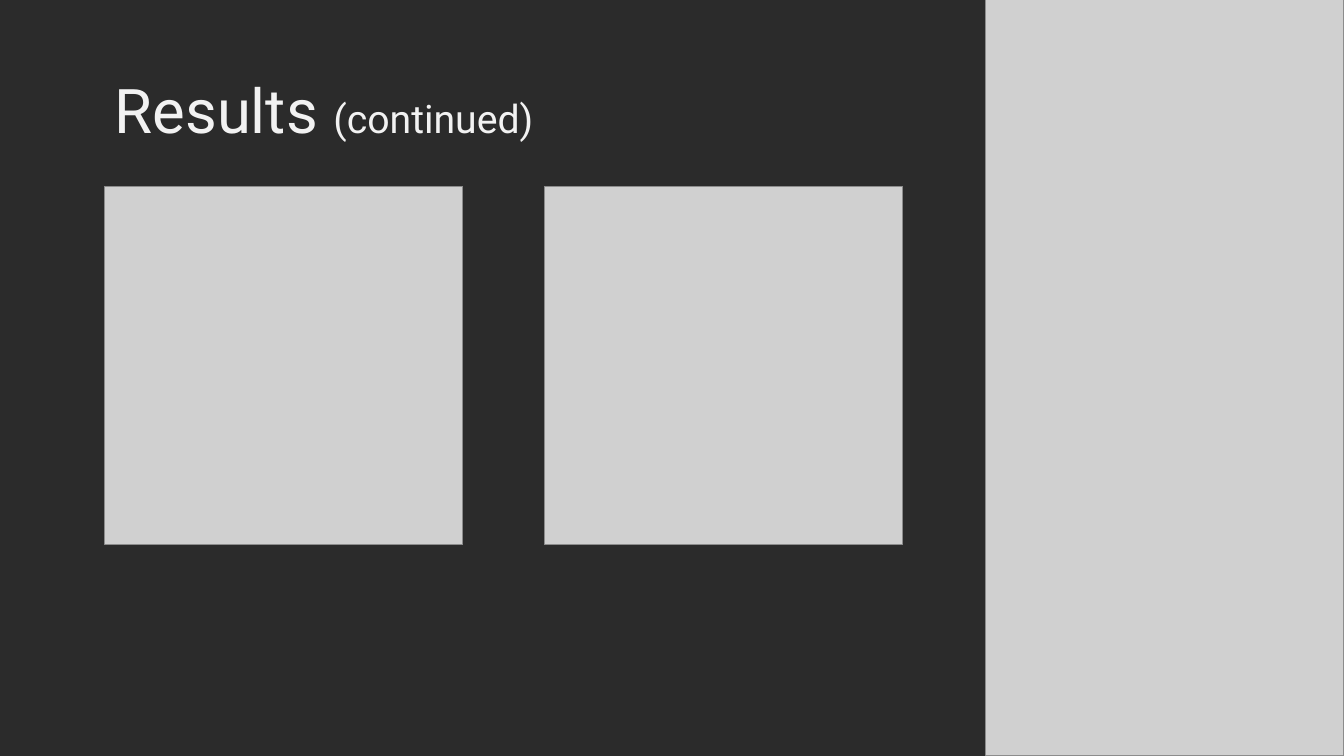
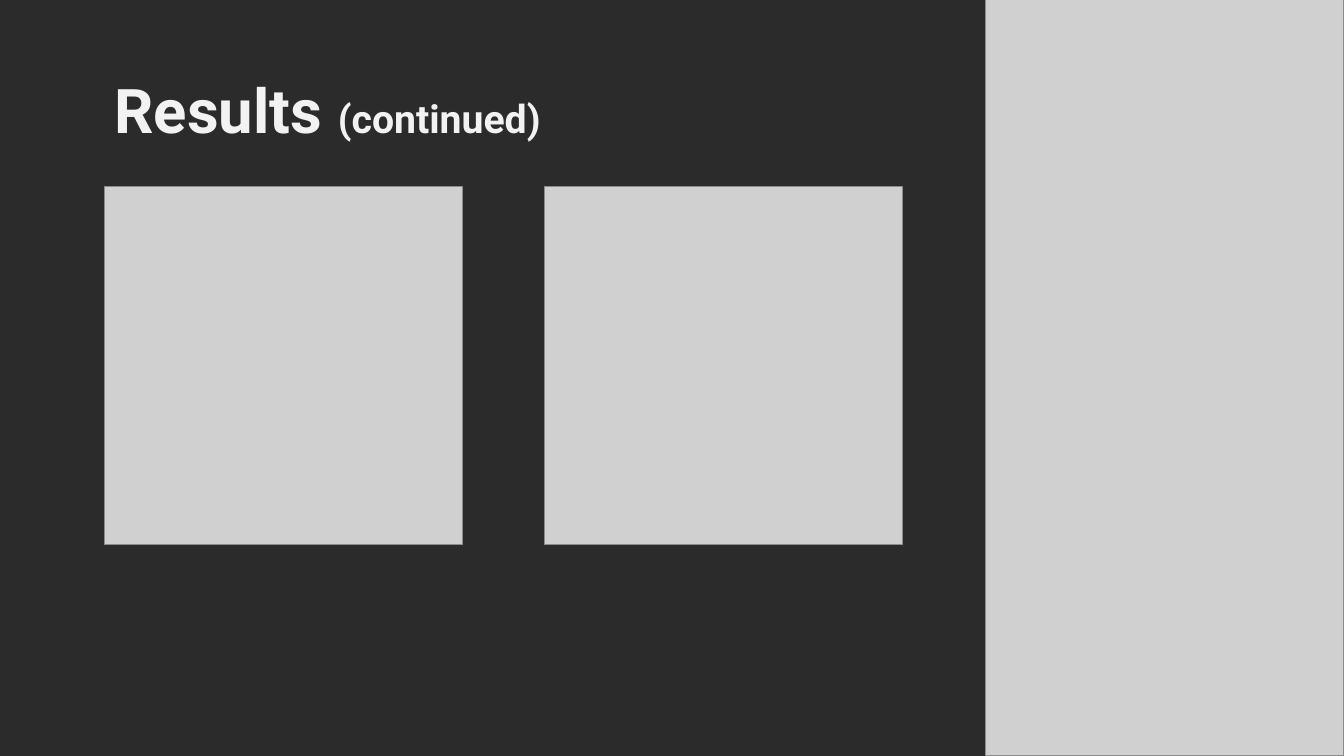
Before and after one commit to KiraSensei13/MNT_ITESM_courses, a slide deck: slide 6 of 1.2.Leadership_for_Sus_Dev/FProject/PRESENTATION_FINAL_PROJECT.pptx. Drawn at 1344x756 pixels with LibreOffice and Linux fonts; fonts in the diff are those of the drawing; grey boxes stand for pictures; background and template pictures are left out; a plain dark background stands for a picture behind light text. Boxes give left, top, right and bottom in pixels: in the first picture for what was removed or moved away, otherwise in the second. Text is boxed around its words. In the diff, an @@ line names an element or a change of style, - is before the commit and + after.

```diff
--- a/1.2.Leadership_for_Sus_Dev/FProject/PRESENTATION_FINAL_PROJECT.pptx
+++ b/1.2.Leadership_for_Sus_Dev/FProject/PRESENTATION_FINAL_PROJECT.pptx
@@ title "Results (continued)" at bbox=[115, 87, 541, 142]: bold on @@
```
Also in this commit, not shown: 5 other slides changed, 33 other files.
